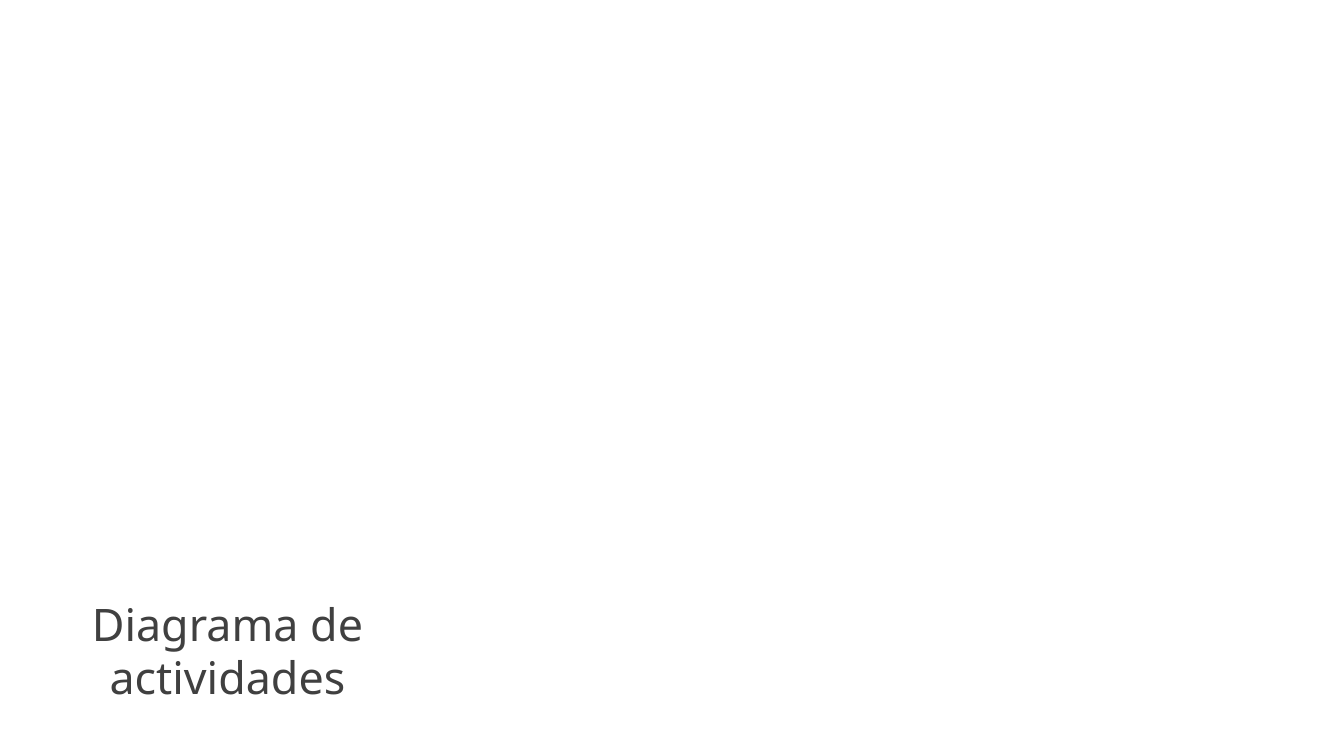
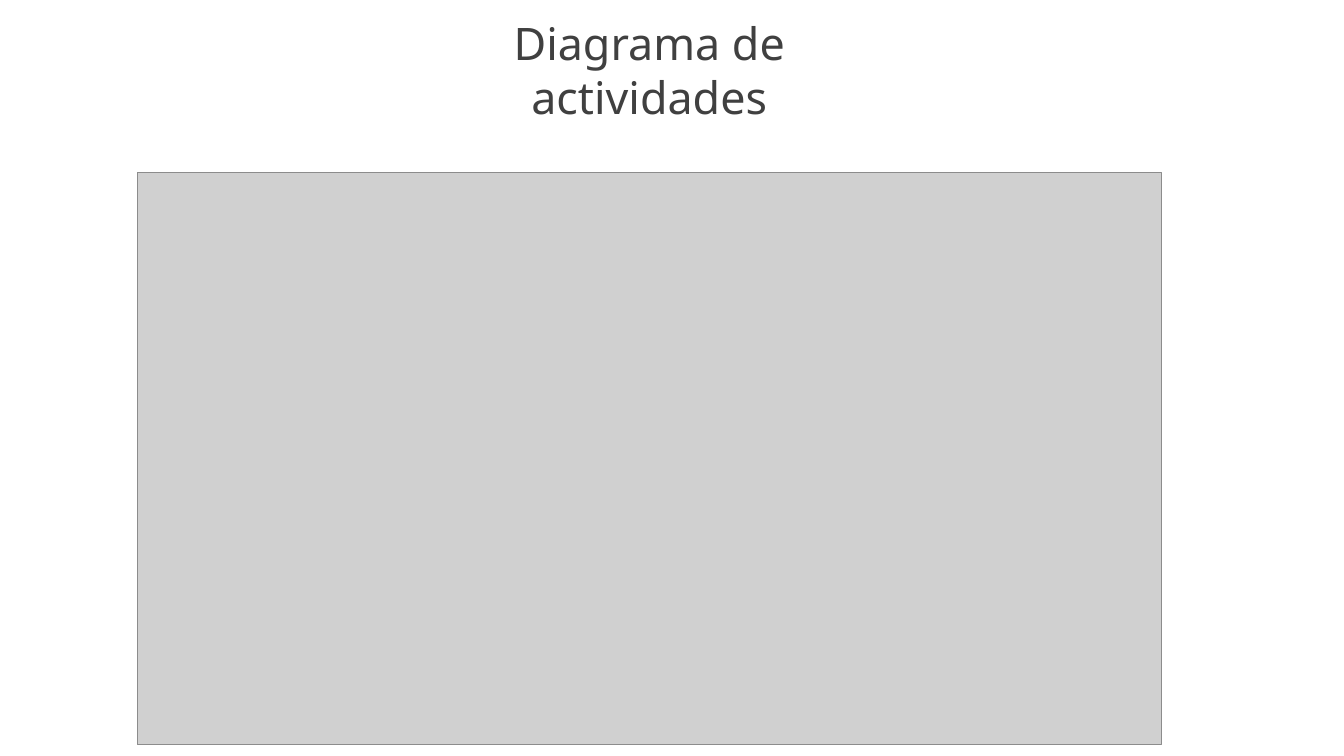
Before and after one commit to yeseniaquejada/_Service_Market_, a slide deck: slide 15 of PROYECTO FORMATIVO.pptx. Drawn at 1344x756 pixels with LibreOffice and Linux fonts; fonts in the diff are those of the drawing; grey boxes stand for pictures; background and template pictures are left out. Boxes give left, top, right and bottom in pixels: in the first picture for what was removed or moved away, otherwise in the second. Text is boxed around its words. In the diff, an @@ line names an element or a change of style, - is before the commit and + after.

Commit message:
Documentación
- Actualización requisitos
- MR - MER
- Manual de búsqueda
- Casos de uso general
- Diccionario de datos
- Historias de usuario
- Diagrama de actividades
- Diagrama de clases

```diff
--- a/PROYECTO FORMATIVO.pptx
+++ b/PROYECTO FORMATIVO.pptx
@@ text "Diagrama de actividades": place and size @@
-text "Diagrama de actividades" at box(92, 607, 363, 695)
+text "Diagrama de actividades" at box(514, 26, 785, 115)
@@ picture added at box(137, 172, 1162, 745) @@
```
Also in this commit, not shown: 5 other slides changed, 12 other files.
